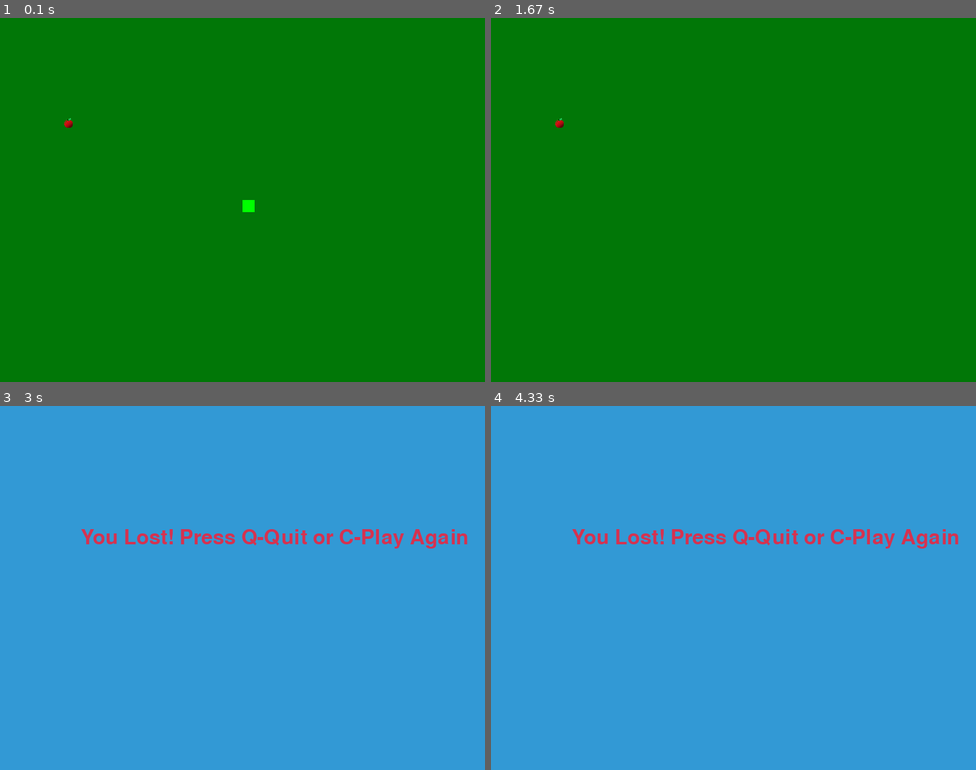
Above: before the commit, frames 1-4 (two rows, left to right).
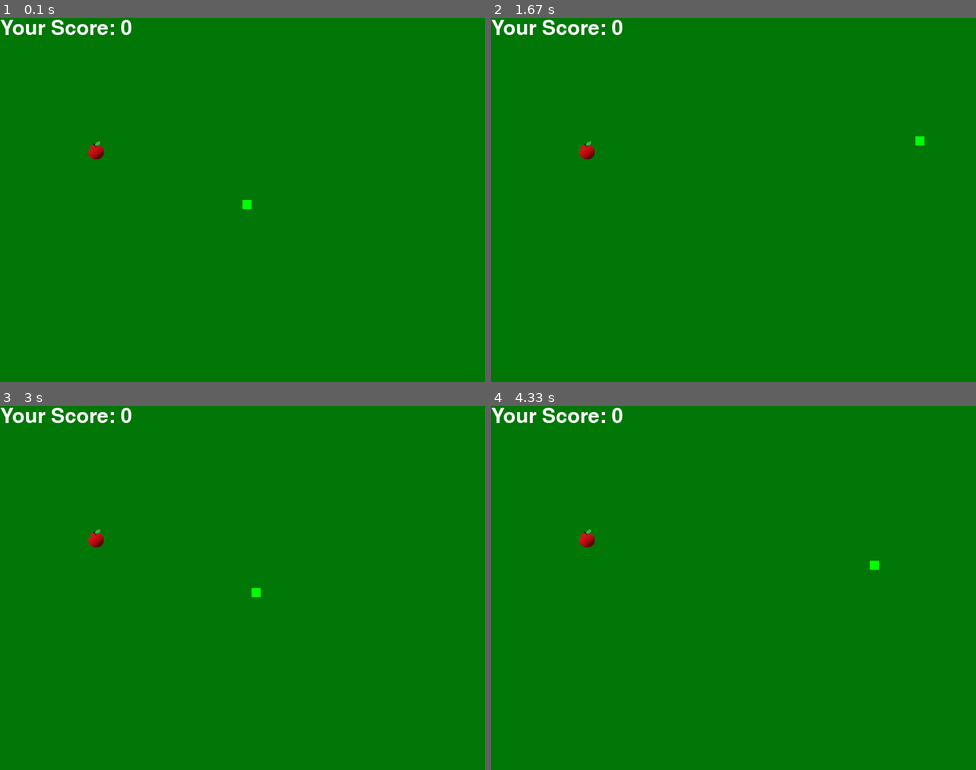
Above: after the commit, the same moments.

Repository: nafiz-hossain/snake-pygame
Game: pygame game, started from main.py
Same seed, same stepped clock (60 frames per second), same inputs: the game is played once before the commit and once after it.
Inputs:
- Up to frame 1 (0.1 s): no input
- Up to frame 2 (1.67 s): hold Right 0.33-0.8 s; hold Up 0.83-1.13 s; hold Right 1.17-1.63 s
- Up to frame 3 (3 s): hold Left 1.67-2.2 s; hold Down 2.23-2.53 s; hold Left 2.57-2.97 s
- Up to frame 4 (4.33 s): hold Up 3-3.37 s; hold Right 3.4-4.03 s; hold Down from 4.07 s (still down)

The runs differ from the first frame. In frame 1, 0.7% of the frame differs, in the area x 0-53%, y 0-54%; in frame 2, 0.7%; in frame 3, 100%, in the area x 0-100%, y 0-100%; in frame 4, 100%.

Commit message:
Updated logic, added score

Diff:
--- a/main.py
+++ b/main.py
@@ -10,7 +10,7 @@
 green = (0, 255, 0)
 blue = (50, 153, 213)
 
-# Display configurationss
+# Display configurations
 dis_width = 800
 dis_height = 600
 dis = pygame.display.set_mode((dis_width, dis_height))
@@ -18,17 +18,19 @@
 
 clock = pygame.time.Clock()
 
-snake_block = 20
+snake_block = 15  # Reduce the size of the snake block
 snake_speed = 20
 
 font_style = pygame.font.SysFont(None, 50)
 
 bg_img = pygame.image.load('background.png')
 food_img = pygame.image.load('food.png')
-#food_img = pygame.transform.scale(food_img,(1,1))
 
-# Set size of food image
-food_img = pygame.transform.scale(food_img, (snake_block+5, snake_block+5))
+# Set size of food image (bigger)
+food_img = pygame.transform.scale(food_img, (snake_block * 3, snake_block * 3))
+
+# Define padding
+padding = 50  # Adjust this value as needed
 
 def message(msg, color):
     mesg = font_style.render(msg, True, color)
@@ -37,6 +39,10 @@
 def snake(snake_block, snake_list):
     for segment in snake_list:
         pygame.draw.rect(dis, green, [segment[0], segment[1], snake_block, snake_block])
+
+def your_score(score):
+    value = font_style.render("Your Score: " + str(score), True, white)
+    dis.blit(value, [0, 0])
 
 def gameLoop():
     game_over = False
@@ -51,8 +57,10 @@
     snake_list = []
     length_of_snake = 1
 
-    foodx = round(random.randrange(0, dis_width - snake_block) / 20.0) * 20.0
-    foody = round(random.randrange(0, dis_height - snake_block) / 20.0) * 20.0
+    foodx = round(random.randrange(padding, dis_width - padding - snake_block) / 15.0) * 15.0
+    foody = round(random.randrange(padding, dis_height - padding - snake_block) / 15.0) * 15.0
+
+    score = 0
 
     while not game_over:
 
@@ -72,22 +80,37 @@
         for event in pygame.event.get():
             if event.type == pygame.QUIT:
                 game_over = True
-            if event.type == pygame.KEYDOWN:
-                if event.key == pygame.K_LEFT:
-                    x1_change = -snake_block
-                    y1_change = 0
-                elif event.key == pygame.K_RIGHT:
-                    x1_change = snake_block
-                    y1_change = 0
-                elif event.key == pygame.K_UP:
-                    y1_change = -snake_block
-                    x1_change = 0
-                elif event.key == pygame.K_DOWN:
-                    y1_change = snake_block
-                    x1_change = 0
+        if event.type == pygame.KEYDOWN:
+            if event.key == pygame.K_LEFT:
+                x1_change = -snake_block
+                y1_change = 0
+            elif event.key == pygame.K_RIGHT:
+                x1_change = snake_block
+                y1_change = 0
+            elif event.key == pygame.K_UP:
+                y1_change = -snake_block
+                x1_change = 0
+            elif event.key == pygame.K_DOWN:
+                y1_change = snake_block
+                x1_change = 0
 
-        if x1 >= dis_width or x1 < 0 or y1 >= dis_height or y1 < 0:
+
+        # Boundary collision detection
+        if x1 >= dis_width - snake_block:
+            print("Right Boundary Collision Detected:", x1, y1)
             game_close = True
+        elif x1 < padding:
+            print("Left Boundary Collision Detected:", x1, y1)
+            game_close = True
+        elif y1 >= dis_height - snake_block:
+            print("Bottom Boundary Collision Detected:", x1, y1)
+            game_close = True
+        elif y1 < padding:
+            print("Top Boundary Collision Detected:", x1, y1)
+            game_close = True
+
+
+
         x1 += x1_change
         y1 += y1_change
         dis.blit(bg_img, (0, 0))
@@ -98,19 +121,23 @@
         snake_list.append(snake_head)
         if len(snake_list) > length_of_snake:
             del snake_list[0]
-
-        for x in snake_list[:-1]:
-            if x == snake_head:
+        for segment in snake_list[:-1]:
+            if segment[0] == x1 and segment[1] == y1:
+                print("Self-Collision Detected")
                 game_close = True
+                break
 
         snake(snake_block, snake_list)
+        your_score(length_of_snake - 1)
 
         pygame.display.update()
 
-        if x1 == foodx and y1 == foody:
-            foodx = round(random.randrange(0, dis_width - snake_block) / 20.0) * 20.0
-            foody = round(random.randrange(0, dis_height - snake_block) / 20.0) * 20.0
+        # Check if snake's head touches the food
+        if foodx - snake_block <= x1 <= foodx + snake_block and foody - snake_block <= y1 <= foody + snake_block:
+            foodx = round(random.randrange(padding, dis_width - padding - snake_block) / 15.0) * 15.0
+            foody = round(random.randrange(padding, dis_height - padding - snake_block) / 15.0) * 15.0
             length_of_snake += 1
+            score += 10
 
         clock.tick(snake_speed)
 
